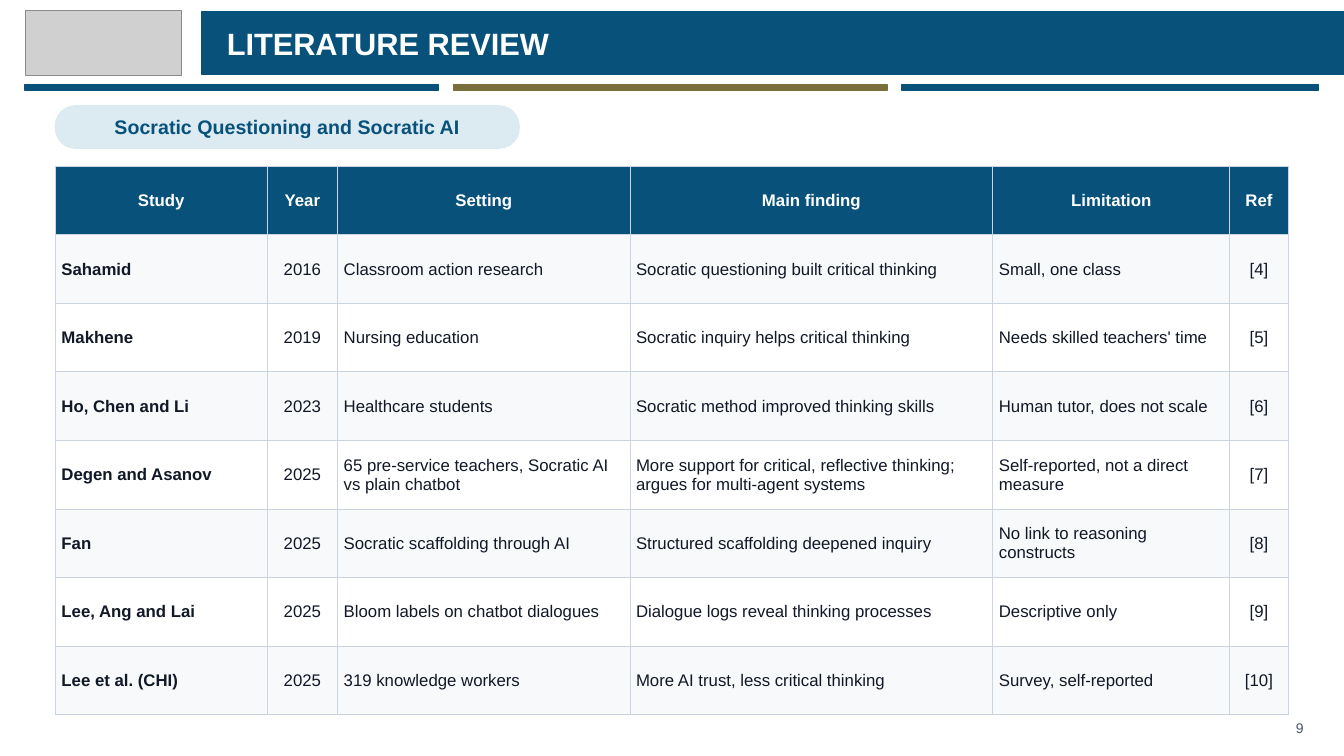
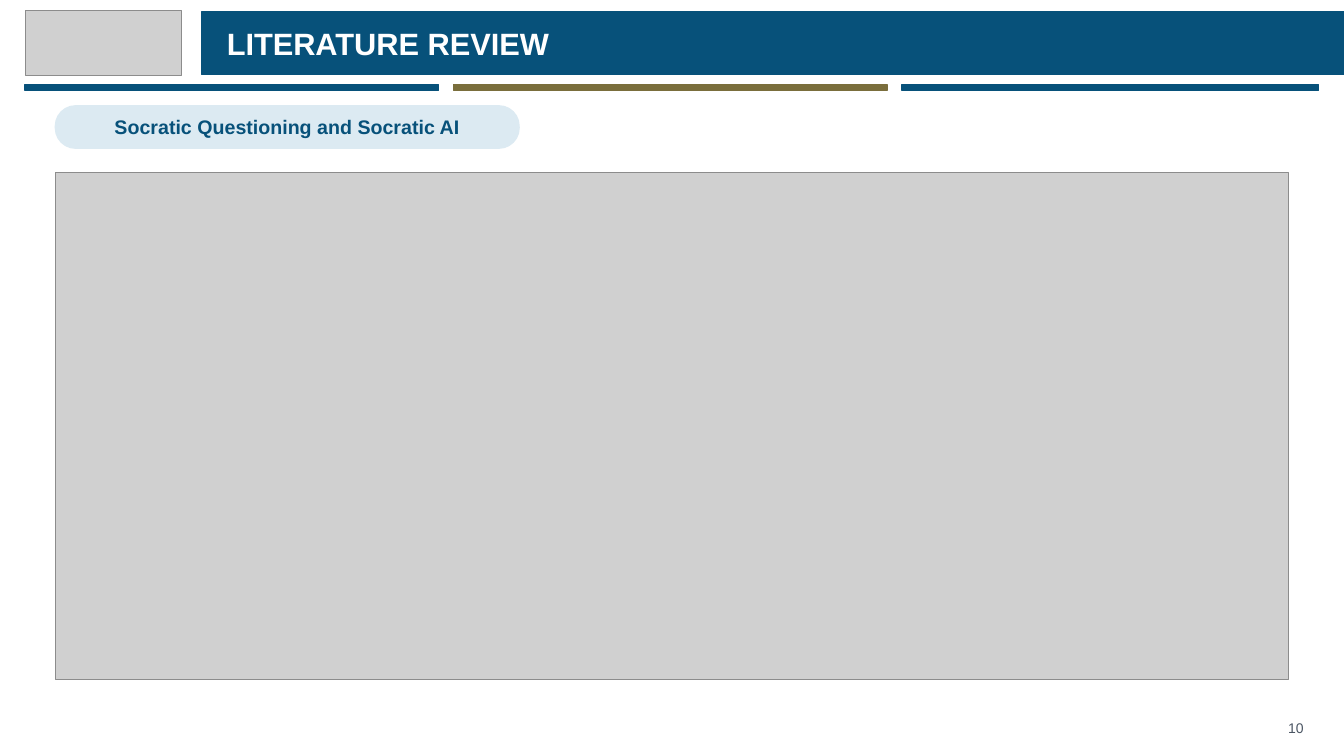
Before and after one commit to eusoffamir/Socratic-AI, a slide deck: slide 10 of docs/defence/Socratic AI Proposal Defence.pptx (slide 9 before the commit). Drawn at 1344x756 pixels with LibreOffice and Linux fonts; fonts in the diff are those of the drawing; grey boxes stand for pictures. Boxes give left, top, right and bottom in pixels: in the first picture for what was removed or moved away, otherwise in the second. Text is boxed around its words. In the diff, an @@ line names an element or a change of style, - is before the commit and + after.

```diff
--- a/docs/defence/Socratic AI Proposal Defence.pptx
+++ b/docs/defence/Socratic AI Proposal Defence.pptx
@@ table removed at <box>55,166,1289,715</box>, 8 rows, 6 columns @@
-Study | Year | Setting | Main finding | Limitation | Ref
-Sahamid | 2016 | Classroom action research | Socratic questioning built critical thinking | Small, one class | [4]
-Makhene | 2019 | Nursing education | Socratic inquiry helps critical thinking | Needs skilled teachers' time | [5]
-Ho, Chen and Li | 2023 | Healthcare students | Socratic method improved thinking skills | Human tutor, does not scale | [6]
-Degen and Asanov | 2025 | 65 pre-service teachers, Socratic AI vs plain chatbot | More support for critical, reflective thinking; argues for multi-agent systems | Self-reported, not a direct measure | [7]
-Fan | 2025 | Socratic scaffolding through AI | Structured scaffolding deepened inquiry | No link to reasoning constructs | [8]
-Lee, Ang and Lai | 2025 | Bloom labels on chatbot dialogues | Dialogue logs reveal thinking processes | Descriptive only | [9]
-Lee et al. (CHI) | 2025 | 319 knowledge workers | More AI trust, less critical thinking | Survey, self-reported | [10]
@@ picture added at <box>55,172,1289,680</box> @@
@@ text at <box>1288,723,1304,733</box>: text changed @@
-9
+10
```
Also in this commit, not shown: 15 other slides changed, 2 slides added, 9 other files.
